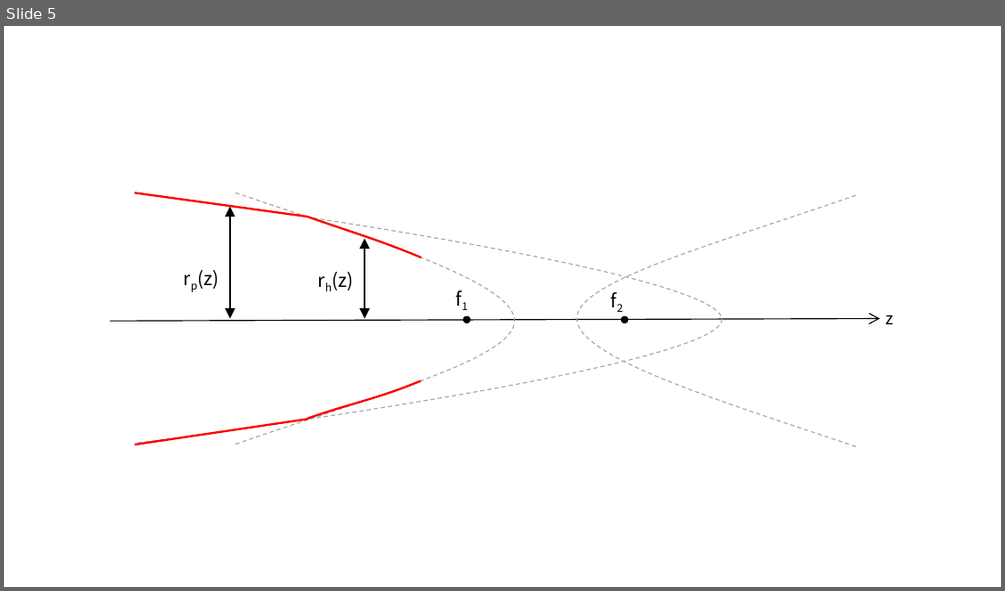
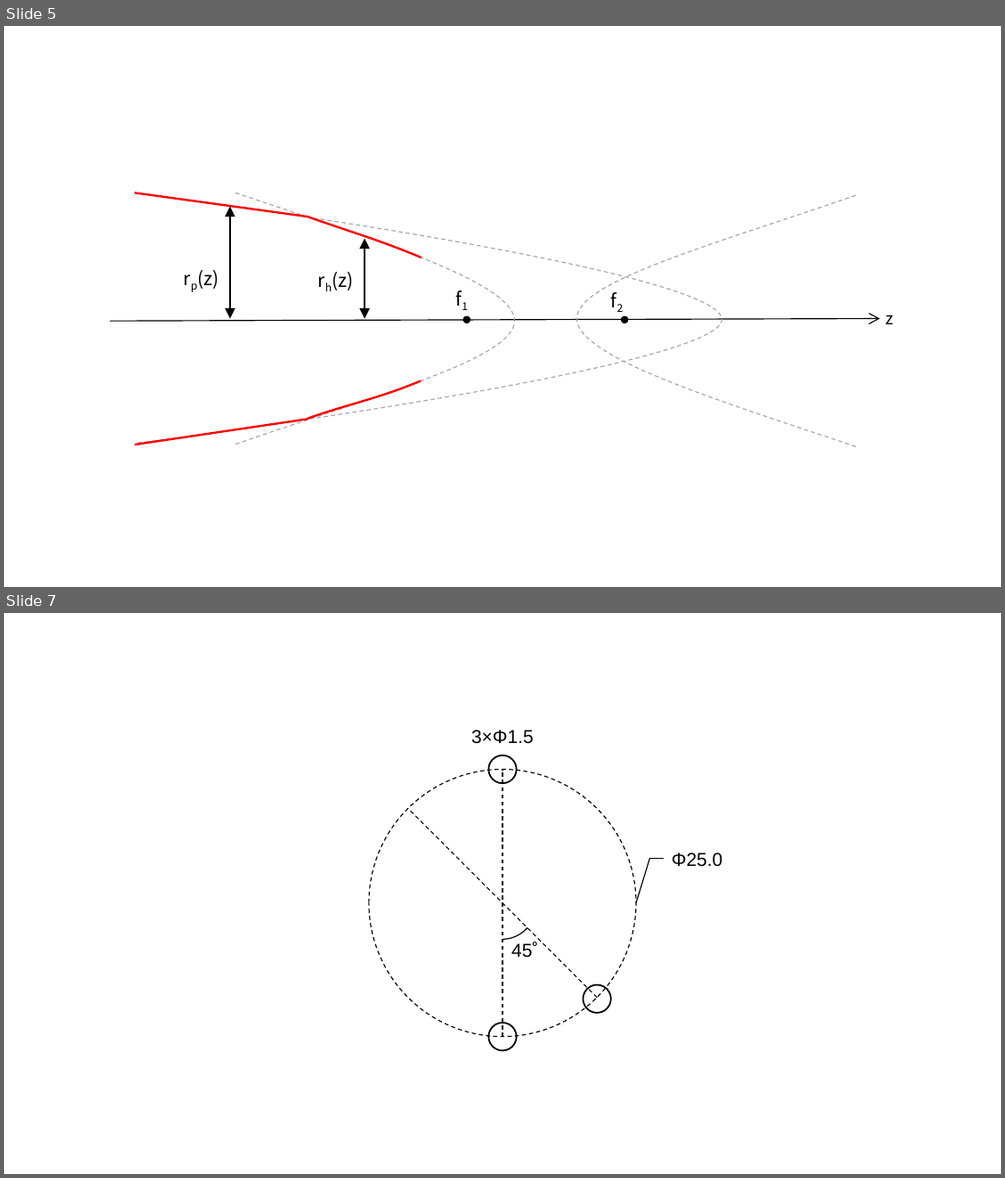
Before and after one commit to dieu-detruit/bachelor-thesis, a slide deck: illusts.pptx. Shown one above the other, each under a label of ours: slide 5 before the commit, slides 5 and 7 after it; the slides between them are not shown. The pictures are 1005x591 and 1005x1178 pixels, drawn with LibreOffice and Linux fonts; fonts in the diff are those of the drawing. Boxes give left, top, right and bottom in pixels: in the first picture for what was removed or moved away, otherwise in the second. Text is boxed around its words. In the diff, an @@ line names an element or a change of style, - is before the commit and + after.

```diff
--- a/illusts.pptx
+++ b/illusts.pptx
@@ slide 7 added at <box>4,613,1001,1174</box>, background #FFFFFF @@
@@ text added at <box>471,730,534,744</box>, 18 pt, text #000000 @@
+3×Φ1.5
@@ ellipse added at <box>369,770,636,1037</box>, outline #000000 1 pt dashed @@
@@ ellipse added at <box>488,755,517,783</box>, outline #000000 1.5 pt @@
@@ line added from (502, 1037) to (502, 770), #000000 1 pt dashed @@
@@ line added from (597, 997) to (408, 808), #000000 1 pt dashed @@
@@ text added at <box>672,852,723,867</box>, 18 pt, text #000000 @@
+Φ25.0
@@ arch (boxed as its full ring) added at <box>469,867,536,939</box>, fill #000000, outline #000000 1 pt @@
@@ line added from (636, 903) to (650, 858), #000000 1 pt @@
@@ line added from (650, 859) to (663, 859), #000000 1 pt @@
@@ text added at <box>511,942,538,957</box>, 18 pt, text #000000 @@
+45˚
@@ ellipse added at <box>582,985,610,1013</box>, outline #000000 1.5 pt @@
@@ ellipse added at <box>488,1022,517,1051</box>, outline #000000 1.5 pt @@
```
Also in this commit, not shown: 1 other slide added, 3 other files.
